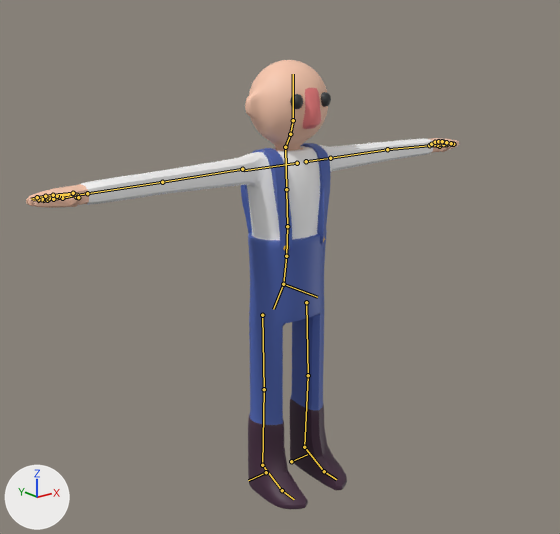
A saved change to the Blender file models/farmer.blend.
Rendered twice from a camera (50 mm lens) standing at (-1.578, -1.931, 1.553) and looking at (-0.096, -0.079, 0.812). Lighting does not change. The marker at lower left points along +X, +Y and +Z. The bones that bend it are drawn over the model as lines.

Objects in the first picture: 'Farmer', 'Suspenders'.
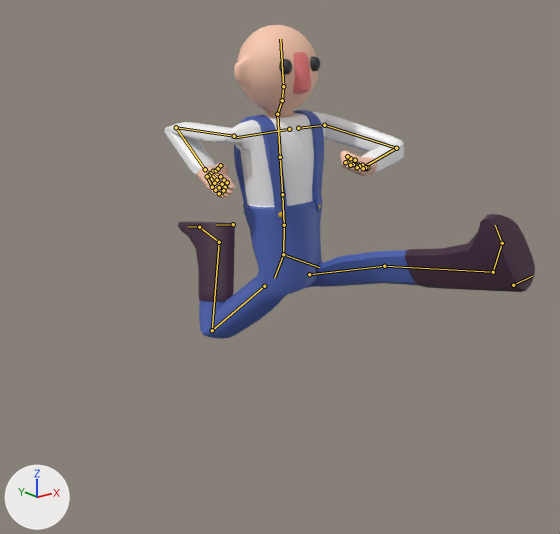
The newer file adds an action. The first version stands in its rest pose; the second is drawn at frame 0 of the action 'jump-right'.

Pixel boxes [x1, y1, x2, y2] of what changed, in the pictures (560 x 534 px):
'Farmer', posed (15% narrower, 30% shorter): before [26, 60, 459, 509]; after [165, 25, 535, 338]
'Suspenders', posed: before [241, 143, 330, 253]; after [234, 110, 324, 219]
bone 'spine', root to tip: before (283, 284) to (286, 256); after (283, 254) to (284, 225)
bone 'spine.001', root to tip: before (286, 256) to (287, 226); after (284, 225) to (282, 194)
bone 'spine.002', root to tip: before (287, 226) to (286, 189); after (282, 194) to (280, 157)
bone 'spine.004', root to tip: before (285, 147) to (290, 134); after (277, 114) to (282, 100)
bone 'upper_arm.L', root to tip: before (330, 158) to (387, 149); after (324, 125) to (396, 148)
bone 'forearm.L', root to tip: before (387, 149) to (429, 145); after (396, 148) to (364, 166)
bone 'hand.L', root to tip: before (429, 145) to (440, 146); after (364, 166) to (357, 167)
bone 'upper_arm.R', root to tip: before (242, 169) to (162, 182); after (234, 136) to (176, 127)
bone 'forearm.R', root to tip: before (162, 182) to (87, 193); after (176, 127) to (205, 169)
bone 'hand.R', root to tip: before (87, 193) to (73, 195); after (205, 169) to (212, 175)
bone 'thigh.L', root to tip: before (306, 302) to (308, 375); after (309, 274) to (384, 266)
bone 'shin.L', root to tip: before (308, 375) to (304, 447); after (384, 266) to (493, 272)
bone 'thigh.R', root to tip: before (262, 315) to (264, 389); after (264, 286) to (212, 330)
bone 'shin.R', root to tip: before (264, 389) to (262, 465); after (212, 330) to (219, 242)

The change, as a diff of the scene's bpy script:
```diff
--- a/models/farmer.blend.py
+++ b/models/farmer.blend.py
@@ bone_spine @@
 bone_spine = bpy.data.objects['metarig'].pose.bones['spine']
-bone_spine.location = (0.0, 0.0, 0.0)
-bone_spine.rotation_quaternion = (1.0, 0.0, 0.0, 0.0)  # degrees (0, 0, 0)
+bone_spine.location = (-0.002, 0.145, -0.014)
+bone_spine.rotation_quaternion = (0.999, -0.051, -0.001, 0.0)  # degrees (-6, 0, 0)
@@ bone_spine_001 @@
 bone_spine_001 = bpy.data.objects['metarig'].pose.bones['spine.001']  # child of 'spine'
-bone_spine_001.rotation_quaternion = (1.0, 0.0, 0.0, 0.0)  # degrees (0, 0, 0)
+bone_spine_001.rotation_quaternion = (1.0, 0.022, -0.007, 0.009)  # degrees (2, -1, 1)
@@ bone_spine_002 @@
 bone_spine_002 = bpy.data.objects['metarig'].pose.bones['spine.002']  # child of 'spine.001'
-bone_spine_002.rotation_quaternion = (1.0, 0.0, 0.0, 0.0)  # degrees (0, 0, 0)
+bone_spine_002.rotation_quaternion = (1.0, 0.03, 0.001, 0.006)  # degrees (3, 0, 1)
@@ bone_spine_004 @@
 bone_spine_004 = bpy.data.objects['metarig'].pose.bones['spine.004']  # child of 'spine.003'
-bone_spine_004.rotation_quaternion = (1.0, 0.0, 0.0, 0.0)  # degrees (0, 0, 0)
+bone_spine_004.rotation_quaternion = (1.0, 0.002, 0.012, 0.009)  # degrees (0, 1, 1)
@@ bone_upper_arm_l @@
 bone_upper_arm_l = bpy.data.objects['metarig'].pose.bones['upper_arm.L']  # child of 'shoulder.L'
-bone_upper_arm_l.rotation_quaternion = (1.0, 0.0, 0.0, 0.0)  # degrees (0, 0, 0)
+bone_upper_arm_l.rotation_quaternion = (0.79, 0.605, 0.065, -0.068)  # degrees (75, 11, -2)
@@ bone_forearm_l @@
 bone_forearm_l = bpy.data.objects['metarig'].pose.bones['forearm.L']  # child of 'upper_arm.L'
-bone_forearm_l.rotation_quaternion = (1.0, 0.0, 0.0, 0.0)  # degrees (0, 0, 0)
+bone_forearm_l.rotation_quaternion = (0.717, 0.669, 0.192, 0.039)  # degrees (88, 13, 19)
@@ bone_hand_l @@
 bone_hand_l = bpy.data.objects['metarig'].pose.bones['hand.L']  # child of 'forearm.L'
-bone_hand_l.rotation_quaternion = (1.0, 0.0, 0.0, 0.0)  # degrees (0, 0, 0)
+bone_hand_l.rotation_quaternion = (0.952, -0.02, -0.234, 0.198)  # degrees (-8, -26, 25)
@@ bone_upper_arm_r @@
 bone_upper_arm_r = bpy.data.objects['metarig'].pose.bones['upper_arm.R']  # child of 'shoulder.R'
-bone_upper_arm_r.rotation_quaternion = (1.0, 0.0, 0.0, 0.0)  # degrees (0, 0, 0)
+bone_upper_arm_r.rotation_quaternion = (0.543, -0.437, -0.505, 0.508)  # degrees (-84, -6, 92)
@@ bone_forearm_r @@
 bone_forearm_r = bpy.data.objects['metarig'].pose.bones['forearm.R']  # child of 'upper_arm.R'
-bone_forearm_r.rotation_quaternion = (1.0, 0.0, 0.0, 0.0)  # degrees (0, 0, 0)
+bone_forearm_r.rotation_quaternion = (0.37, 0.921, 0.04, 0.116)  # degrees (135, -11, 9)
@@ bone_hand_r @@
 bone_hand_r = bpy.data.objects['metarig'].pose.bones['hand.R']  # child of 'forearm.R'
-bone_hand_r.rotation_quaternion = (1.0, 0.0, 0.0, 0.0)  # degrees (0, 0, 0)
+bone_hand_r.rotation_quaternion = (0.981, 0.121, -0.132, -0.077)  # degrees (15, -14, -11)
@@ bone_thigh_l @@
 bone_thigh_l = bpy.data.objects['metarig'].pose.bones['thigh.L']  # child of 'spine'
-bone_thigh_l.rotation_quaternion = (1.0, 0.0, 0.0, 0.0)  # degrees (0, 0, 0)
+bone_thigh_l.rotation_quaternion = (0.583, -0.791, 0.108, -0.15)  # degrees (-106, -6, -20)
@@ bone_shin_l @@
 bone_shin_l = bpy.data.objects['metarig'].pose.bones['shin.L']  # child of 'thigh.L'
-bone_shin_l.rotation_quaternion = (1.0, 0.0, 0.0, 0.0)  # degrees (0, 0, 0)
+bone_shin_l.rotation_quaternion = (0.991, 0.039, -0.122, 0.035)  # degrees (4, -14, 4)
@@ bone_thigh_r @@
 bone_thigh_r = bpy.data.objects['metarig'].pose.bones['thigh.R']  # child of 'spine'
-bone_thigh_r.rotation_quaternion = (1.0, 0.0, 0.0, 0.0)  # degrees (0, 0, 0)
+bone_thigh_r.rotation_quaternion = (0.922, 0.379, -0.033, 0.074)  # degrees (44, -7, 6)
@@ bone_shin_r @@
 bone_shin_r = bpy.data.objects['metarig'].pose.bones['shin.R']  # child of 'thigh.R'
-bone_shin_r.rotation_quaternion = (1.0, 0.0, 0.0, 0.0)  # degrees (0, 0, 0)
+bone_shin_r.rotation_quaternion = (0.43, 0.901, 0.058, -0.011)  # degrees (129, 4, 5)
```
